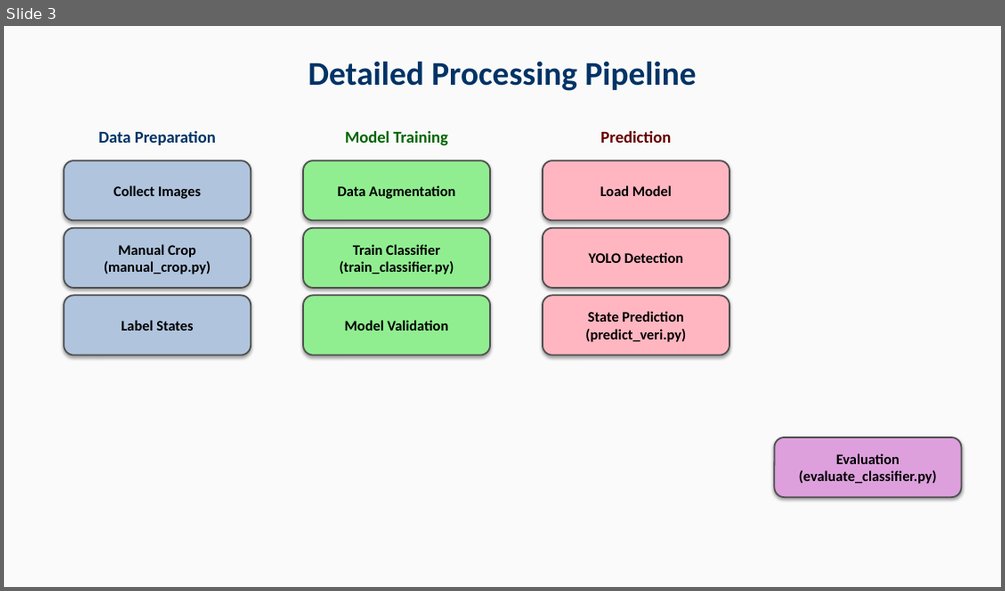
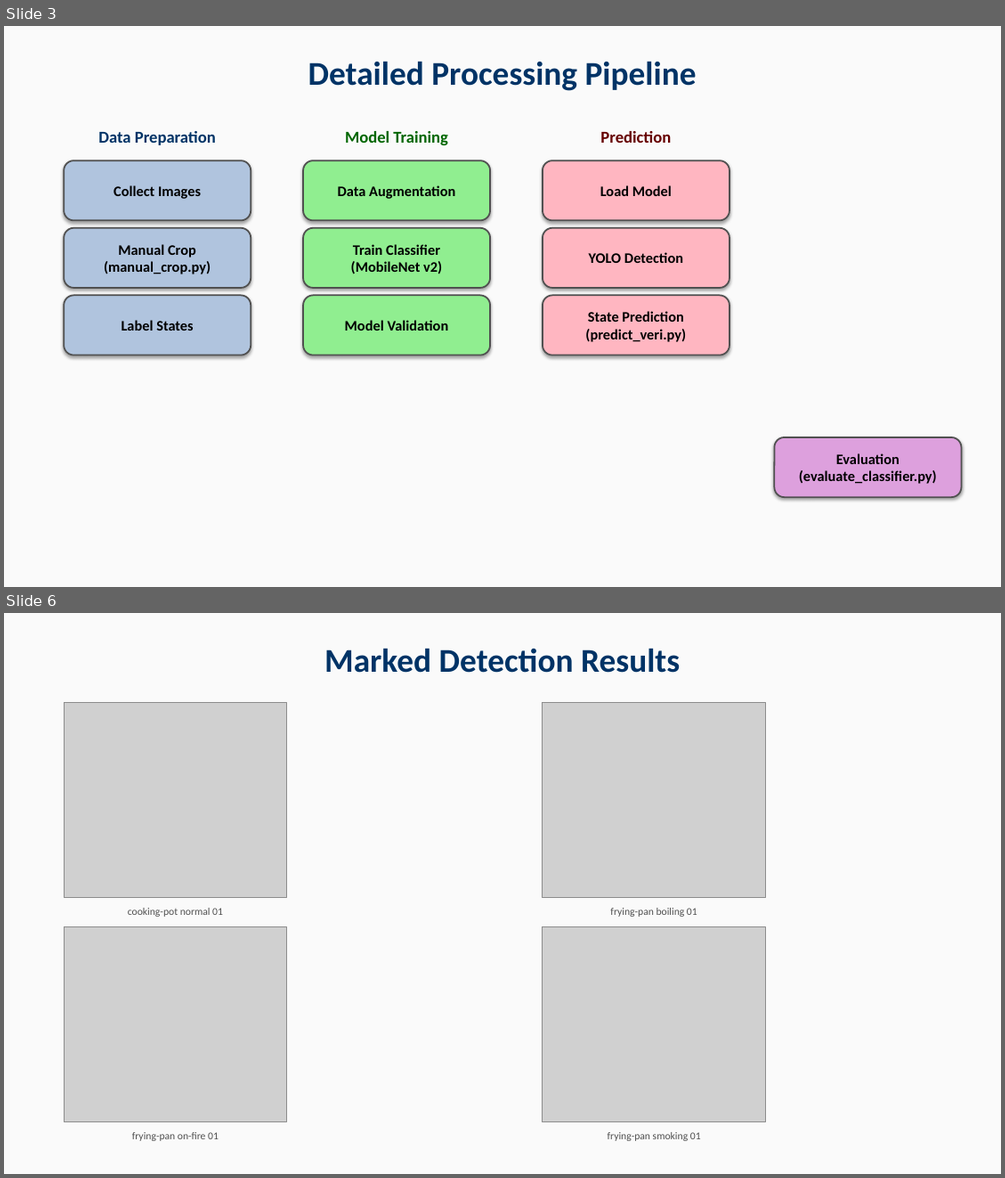
Before and after one commit to davychxn/KITCHEN-ASSIST, a slide deck: Kitchen_Assist_Workflow.pptx. Shown one above the other, each under a label of ours: slide 3 before the commit, slides 3 and 6 after it; the slides between them are not shown. The pictures are 1005x591 and 1005x1178 pixels, drawn with LibreOffice and Linux fonts; fonts in the diff are those of the drawing; grey boxes stand for pictures. Boxes give left, top, right and bottom in pixels: in the first picture for what was removed or moved away, otherwise in the second. Text is boxed around its words. In the diff, an @@ line names an element or a change of style, - is before the commit and + after.

Commit message:
# Adopted MobileNet Classifier
1. As title

```diff
--- a/Kitchen_Assist_Workflow.pptx
+++ b/Kitchen_Assist_Workflow.pptx
@@ slide 6 added at [4, 613, 1001, 1174], background #FAFAFA @@
@@ text added at [324, 648, 680, 673], 32 pt, text #003366, bold @@
+Marked Detection Results
@@ picture added at [64, 703, 287, 897] @@
@@ picture added at [542, 703, 765, 897] @@
@@ picture added at [64, 927, 287, 1121] @@
@@ text added at [128, 908, 223, 916], 10 pt, text #505050 @@
+cooking-pot normal 01
@@ picture added at [542, 927, 765, 1121] @@
@@ text added at [610, 908, 697, 916], 10 pt, text #505050 @@
+frying-pan boiling 01
@@ text added at [132, 1132, 218, 1141], 10 pt, text #505050 @@
+frying-pan on-fire 01
@@ text added at [607, 1132, 701, 1141], 10 pt, text #505050 @@
+frying-pan smoking 01
@@ slide 3 changed as well @@
@@ text in rounded rectangle at [351, 261, 442, 274]: text changed @@
-(train_classifier.py)
+(MobileNet v2)
```
Also in this commit, not shown: 3 other slides changed, 1 other slide added, 12 other files.
